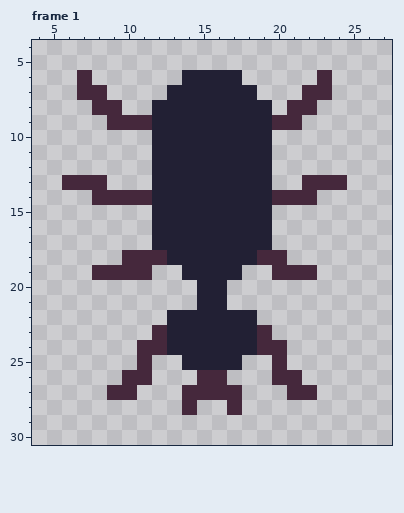
Two states of a pixel-art file, TheGame/Sprites/ant.aseprite. The picture above was drawn from the file before the commit.
32x32 pixels, 1 frame. Shown: frame 1: x 4..27, y 4..30. The commit also changed other frames, which this record leaves out.
And afterwards:
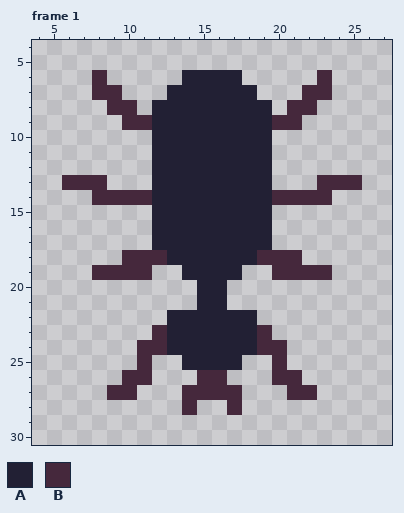
Palette (. is transparent): A #222034  B #45283c
Change:
layer "Legs" added
layer "Layer 1" removed
--- frame 1
@@ x 5..12 @@
  5 ........
- 6 ..B.....
- 7 ..BB....
- 8 ...BB..A
- 9 ....BBBA
+ 6 ...B....
+ 7 ...BB...
+ 8 ....BB.A
+ 9 .....BBA
 10 .......A
@@ x 20..27 @@
 12 ........
-13 ..BBB...
-14 BBB.....
+13 ...BBB..
+14 BBBB....
 15 ........
@@ x 19..25 @@
 17 A......
-18 BB.....
-19 .BBB...
+18 BBB....
+19 .BBBB..
 20 .......
Where, in picture pixels (left, top, right, bottom), the same in both pictures:
changed: (77, 70, 137, 130)
changed: (287, 175, 362, 280)
